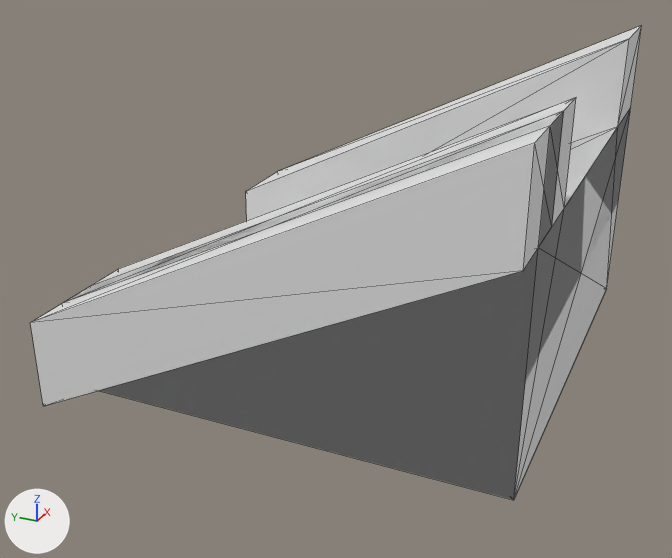
The FBX model GameAssets/Stairs.fbx: old version first, new version second.
The view is the same before and after, from a 50 mm lens placed at (-6.99, -6.36, 5.38), pointed at (1.82, -2.4, 0.98). Arrows for +X, +Y and +Z are at lower left; the lights stay in place. Mesh edges are drawn as thin lines. Objects named as collision shapes, trigger or cutter boxes, shadow casters or lower levels of detail are left out. Where no turn or scale is listed for an object, it has been applied to the vertices.

Objects in the first picture: 'Left_5x5', 'Rail_1x5', 'Right_5x5'.
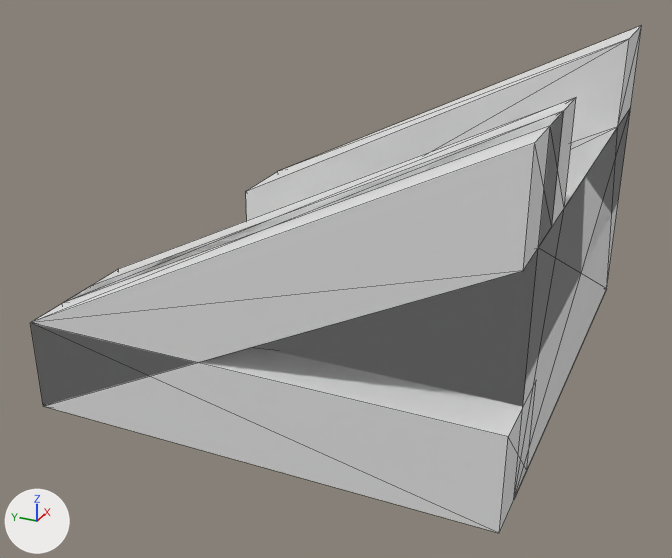
Location of each change, [x1, y1, x2, y2] in pixels of the pictures (672 x 558 px):
'Rail_A', added: after [30, 323, 536, 533]

The change, as a list of edits to the scene's bpy script:
```text
Add me_mesh_008:
    me_mesh_008.from_pydata(...)  # a box spanning x -0.5..0.5, y -5.0..0.0, z 0.0..1.0
    me_mesh_008.materials.append(mat_default)  # white #e7e7e7
Add ob_rail_a:
    ob_rail_a = bpy.data.objects.new('Rail_A', me_mesh_008)
    ob_rail_a.location = (0.0, 0.0, 0.0)
```
